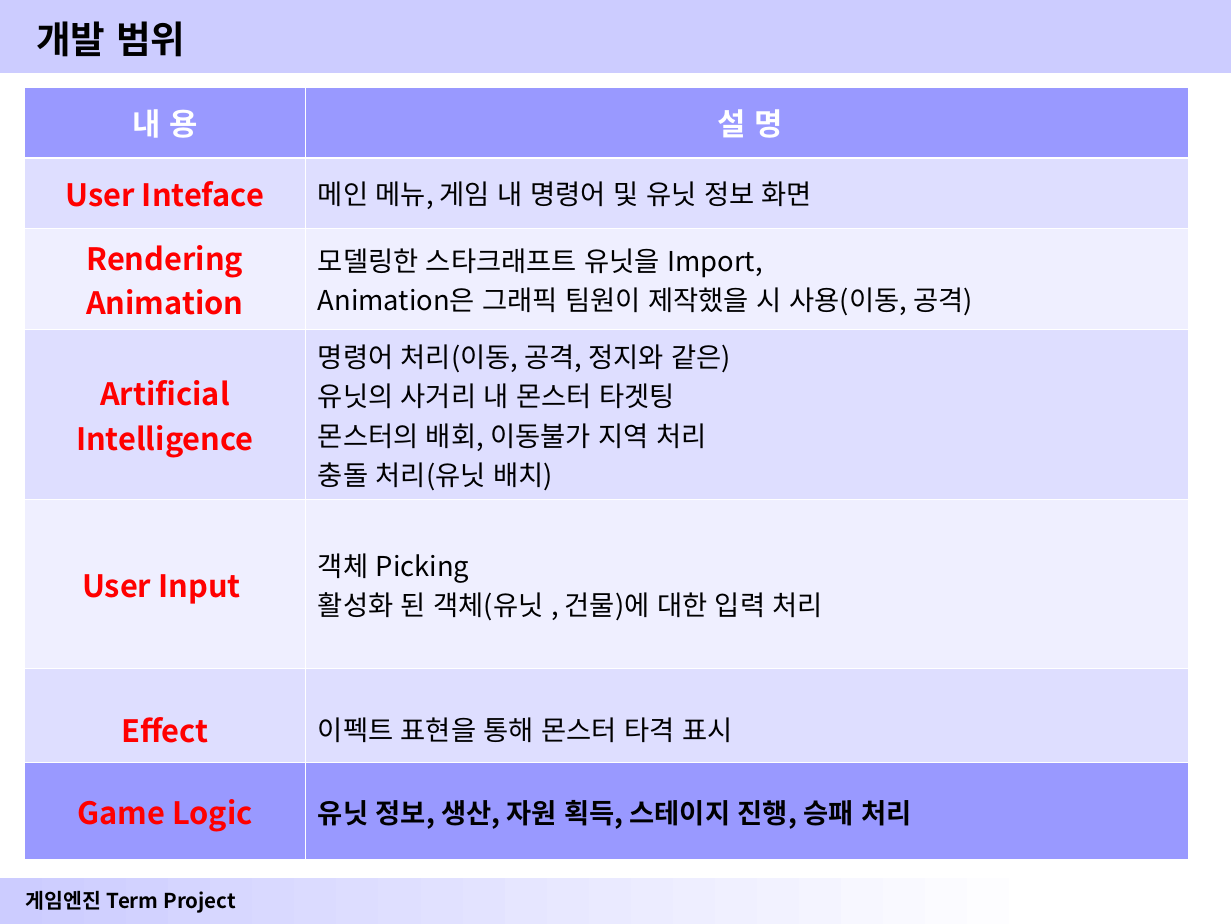
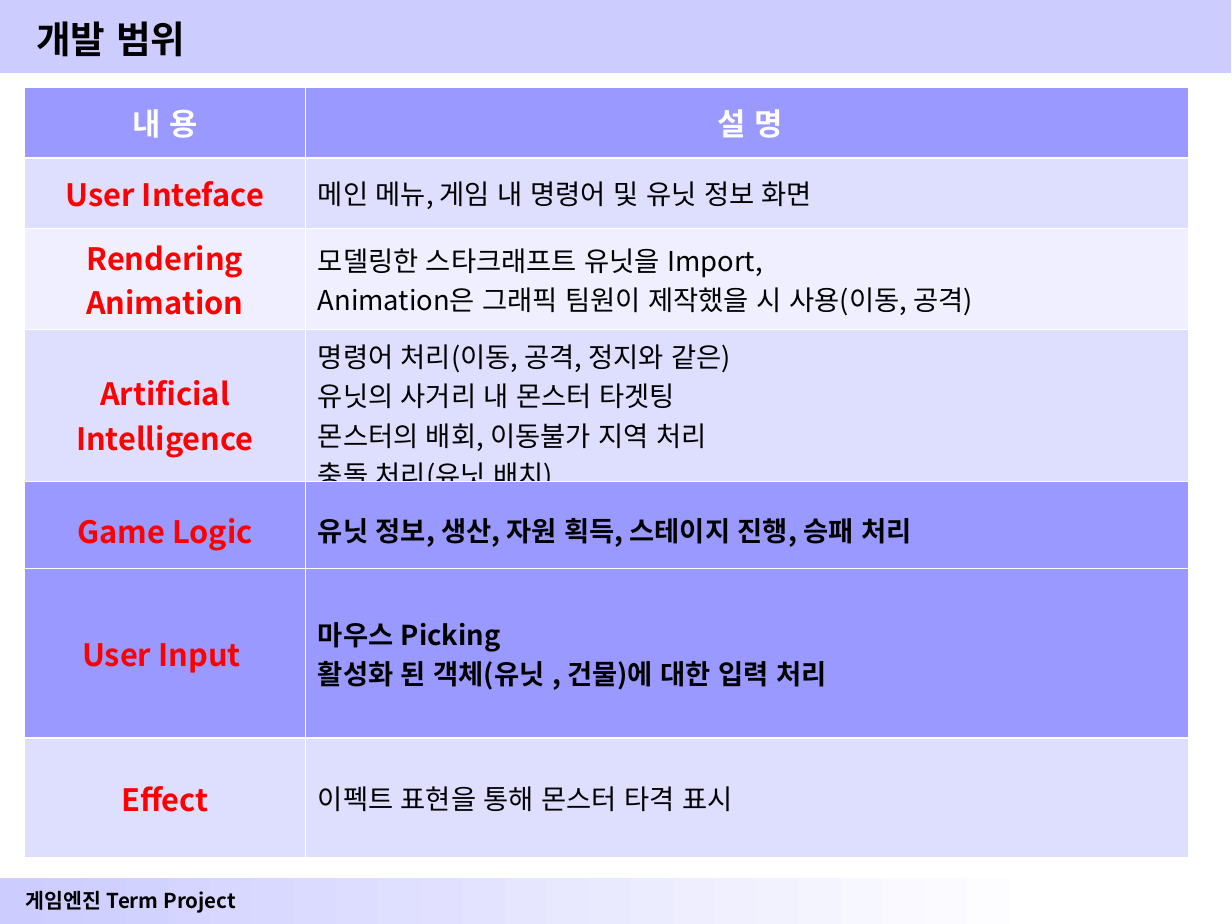
Before and after one commit to CK-Han/2016GameEngine, a slide deck: slide 3 of 2016 GameEngineProject(1)_한청근.ppt. Drawn at 1232x924 pixels with LibreOffice and Linux fonts; fonts in the diff are those of the drawing; background and template pictures are left out. Boxes give left, top, right and bottom in pixels: in the first picture for what was removed or moved away, otherwise in the second. Text is boxed around its words. In the diff, an @@ line names an element or a change of style, - is before the commit and + after.

```diff
--- a/2016 GameEngineProject(1)_한청근.ppt
+++ b/2016 GameEngineProject(1)_한청근.ppt
@@ table at box(25, 87, 1188, 486) @@
-row 5: User Input | 객체 Picking / 활성화 된 객체(유닛 , 건물)에 대한 입력 처리
-row 6: Effect | 이펙트 표현을 통해 몬스터 타격 표시
@@ table: place and size @@
-table at box(25, 763, 1188, 860)
+table at box(25, 482, 1188, 579)
@@ table added at box(25, 569, 1188, 857), 2 rows, 2 columns @@
+User Input | 마우스 Picking / 활성화 된 객체(유닛 , 건물)에 대한 입력 처리
+Effect | 이펙트 표현을 통해 몬스터 타격 표시
```
Also in this commit, not shown: 2 other slides changed.
